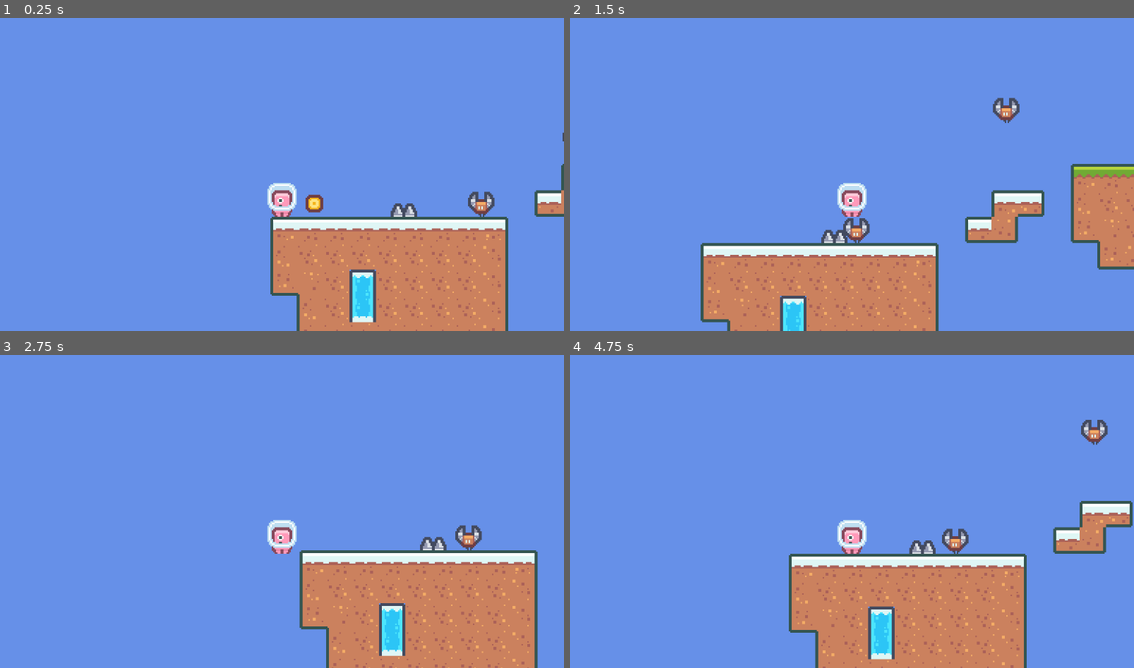
Above: before the commit, frames 1-4 (two rows, left to right).
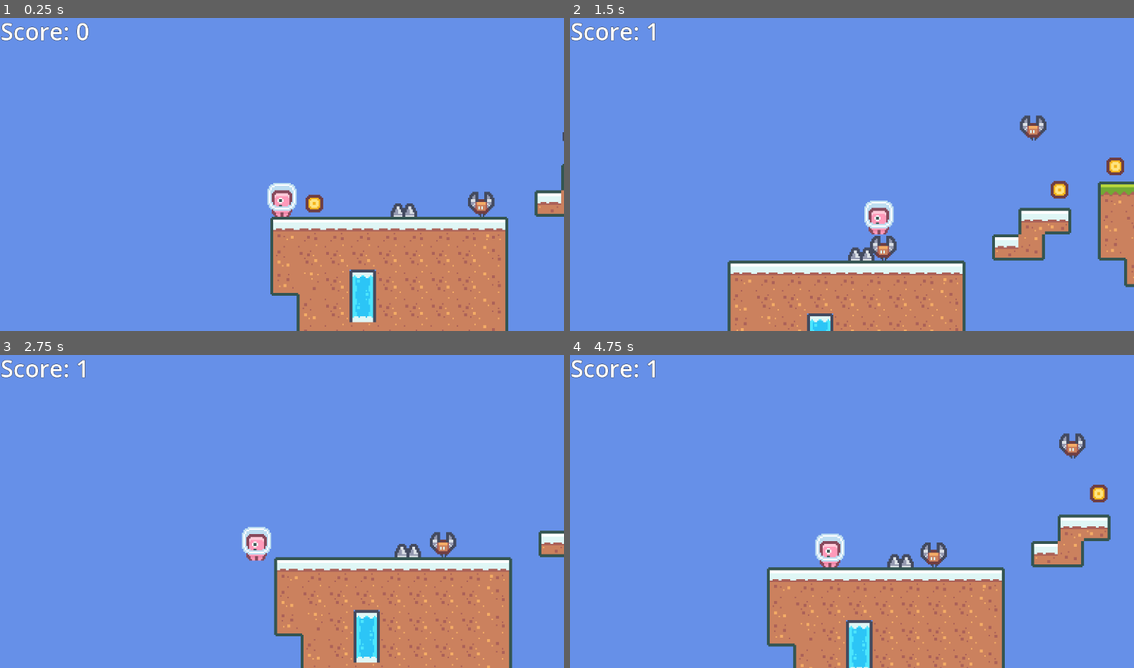
Above: after the commit, the same moments.

Repository: casaer01/2DPlatformer
Game: Godot game, scene res://Level1.tscn
Same seed, same stepped clock (60 frames per second), same inputs: the game is played once before the commit and once after it.
Inputs:
- Up to frame 1 (0.25 s): no input
- Up to frame 2 (1.5 s): hold Right from 0.53 s (still down); tap Space at 0.77 s
- Up to frame 3 (2.75 s): tap Space at 1.52 s; release Right at 2.03 s; hold Left from 2.03 s (still down)
- Up to frame 4 (4.75 s): release Left at 2.78 s; hold Right 2.78-4.28 s; tap Space at 3.02, 3.77, 4.52 s; hold Left from 4.28 s (still down)

The runs differ from the first frame. In frame 1, 0.4% of the frame differs, in the area x 0-100%, y 1-40%; in frame 2, 16%, in the area x 0-100%, y 1-100%; in frame 3, 11%; in frame 4, 13%.

Commit message:
created score system

Diff:
--- a/Level1.tscn
+++ b/Level1.tscn
@@ -271,6 +271,11 @@
 [sub_resource type="CapsuleShape2D" id="CapsuleShape2D_ddu8l"]
 height = 24.0
 
+[sub_resource type="LabelSettings" id="LabelSettings_fbrlx"]
+font_size = 48
+outline_size = 2
+outline_color = Color(0, 0, 0, 1)
+
 [node name="Main" type="Node2D"]
 
 [node name="TileMapLayer" type="TileMapLayer" parent="."]
@@ -290,6 +295,18 @@
 [node name="Camera2D" type="Camera2D" parent="Player"]
 position = Vector2(0, -18)
 zoom = Vector2(3, 3)
+position_smoothing_enabled = true
+
+[node name="CanvasLayer" type="CanvasLayer" parent="Player"]
+
+[node name="ScoreText" type="Label" parent="Player/CanvasLayer"]
+offset_left = 1.0
+offset_top = 1.0
+offset_right = 182.0
+offset_bottom = 68.0
+text = "Score: 0
+"
+label_settings = SubResource("LabelSettings_fbrlx")
 
 [node name="Enemy" parent="." instance=ExtResource("4_kbbgm")]
 
@@ -304,3 +321,12 @@
 [node name="Spikes" parent="." instance=ExtResource("5_tr3l7")]
 
 [node name="Coin" parent="." instance=ExtResource("7_gjsa5")]
+
+[node name="Coin2" parent="." instance=ExtResource("7_gjsa5")]
+position = Vector2(-60, -15)
+
+[node name="Coin3" parent="." instance=ExtResource("7_gjsa5")]
+position = Vector2(-98, 1)
+
+[node name="Coin4" parent="." instance=ExtResource("7_gjsa5")]
+position = Vector2(39, -15)
--- a/Player.gd
+++ b/Player.gd
@@ -5,6 +5,7 @@
 var gravity : float = 500.0
 
 var score: int = 0
+@onready var score_text : Label = get_node("CanvasLayer/ScoreText")
 
 func _physics_process(delta: float) -> void:
 	if not is_on_floor():
@@ -33,3 +34,4 @@
 
 func add_score(amount):
 	score += amount
+	score_text.text = str("Score: ",score)
Not shown: 1 places in Level1.tscn that only renumber resources
